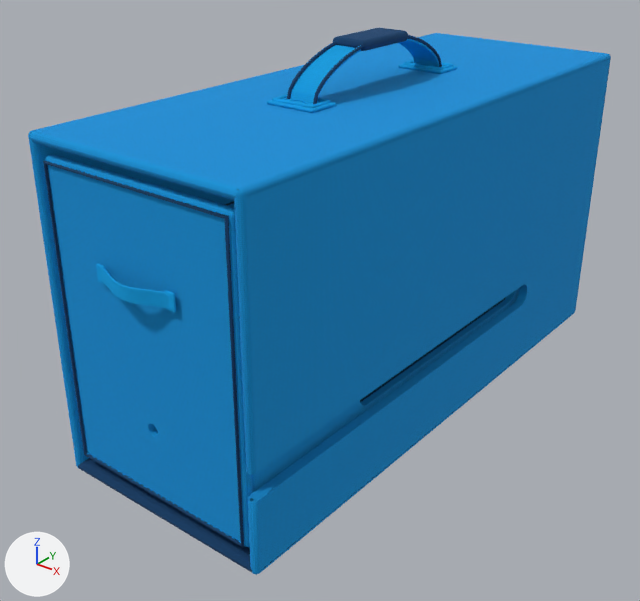
A saved change to the glTF model belt-volume-3-storage.glb.
Before and after are seen from a 50 mm camera at (0.27, -0.379, 0.279) aimed at (-0.007, -0.033, 0.064). Arrows for +X, +Y and +Z are at lower left; the lights stay in place. The picture after the commit comes second. Where no turn or scale is listed for an object, it has been applied to the vertices.

Objects in the first picture: 'Cabinet_bottom', 'Cabinet_side', 'Cabinet_side.001', 'Cabinet_top', 'Carry_handle_padded_grip', 'Carry_handle_webbing', 'Drawer_front', 'Drawer_side.001', 'Drawer_webbing_pull', 'Front_sewn_edge' and 9 more.
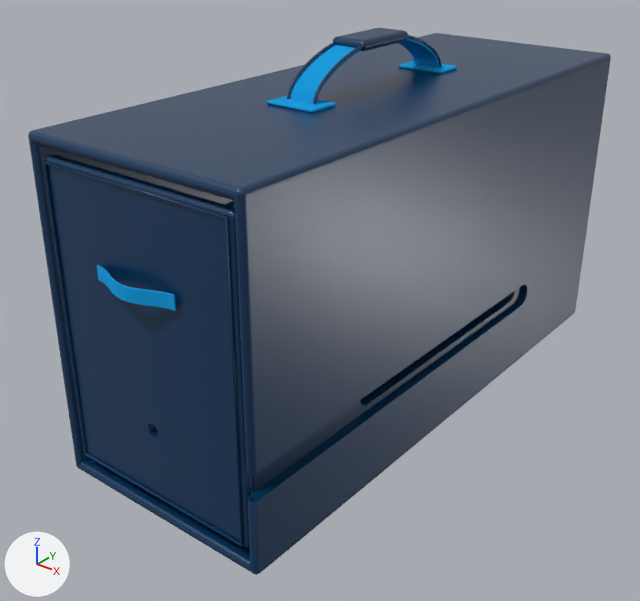
What changed in the scene script:
```text
Add img_plastic_exterior_normal:
    img_plastic_exterior_normal = load_image('Plastic exterior normal', '_unpacked/Plastic_exterior_normal', 256, 256, 'Non-Color')
Add img_plastic_exterior_color:
    img_plastic_exterior_color = load_image('Plastic exterior color', '_unpacked/Plastic_exterior_color', 256, 256, 'sRGB')
Add mat_utsw_shell_plastic_navy:
    mat_utsw_shell_plastic_navy = bpy.data.materials.new('UTSW shell plastic navy')
    # colours: dark blue #00355d
    # uses the picture img_plastic_exterior_color
    # uses the picture img_plastic_exterior_normal
Change me_cube_193:
    where me_cube_193.from_pydata(...)  # 96 vertices, 188 faces; spans x -0.003..0.003, y -0.165..0.165, z -0.089..0.089
    remove me_cube_193.materials.append(mat_utsw_shell_cloth_blue)
    add me_cube_193.materials.append(mat_utsw_shell_plastic_navy)
Change me_cube_194:
    where me_cube_194.from_pydata(...)  # 146 vertices, 288 faces; spans x -0.003..0.003, y -0.165..0.165, z -0.089..0.089
    remove me_cube_194.materials.append(mat_utsw_shell_cloth_blue)
    add me_cube_194.materials.append(mat_utsw_shell_plastic_navy)
Change me_cube_195:
    where me_cube_195.from_pydata(...)  # 96 vertices, 188 faces; spans x -0.064..0.064, y -0.165..0.165, z -0.003..0.003
    remove me_cube_195.materials.append(mat_utsw_shell_cloth_blue)
    add me_cube_195.materials.append(mat_utsw_shell_plastic_navy)
Change me_cube_201:
    where me_cube_201.from_pydata(...)  # 160 vertices, 320 faces; spans x -0.057..0.057, y -0.003..0.003, z -0.079..0.079
    remove me_cube_201.materials.append(mat_utsw_shell_cloth_blue)
    add me_cube_201.materials.append(mat_utsw_shell_plastic_navy)
Change me_cube_203:
    where me_cube_203.from_pydata(...)  # 232 vertices, 468 faces; spans x -0.002..0.002, y -0.157..0.157, z -0.052..0.052
    remove me_cube_203.materials.append(mat_utsw_shell_cloth_blue)
    add me_cube_203.materials.append(mat_utsw_shell_plastic_navy)
```

Changed parts and their boxes [x1, y1, x2, y2] in the pictures (640 x 601 px):
'Cabinet_side.001', recoloured: [234, 54, 611, 575] in both
'Drawer_front', recoloured (darker): [45, 155, 253, 547] in both
'Cabinet_top', recoloured (darker): [30, 33, 609, 200] in both
'Cabinet_side', recoloured: [28, 34, 430, 467] in both
'Drawer_side.001', recoloured: [252, 287, 520, 493] in both
